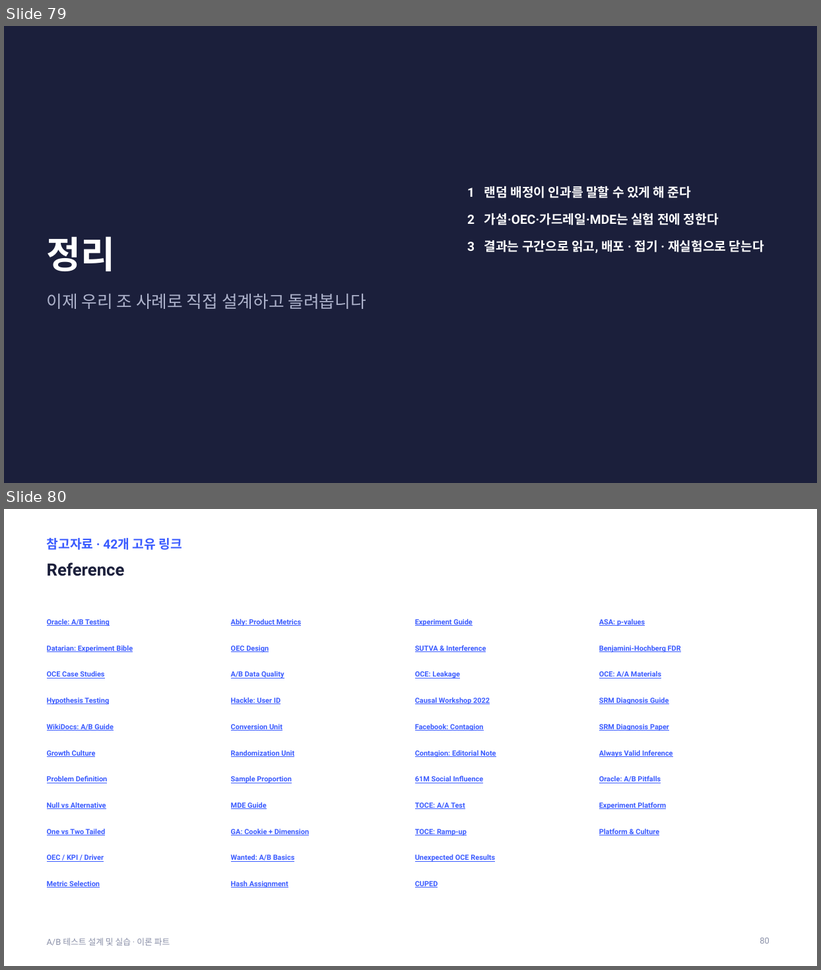
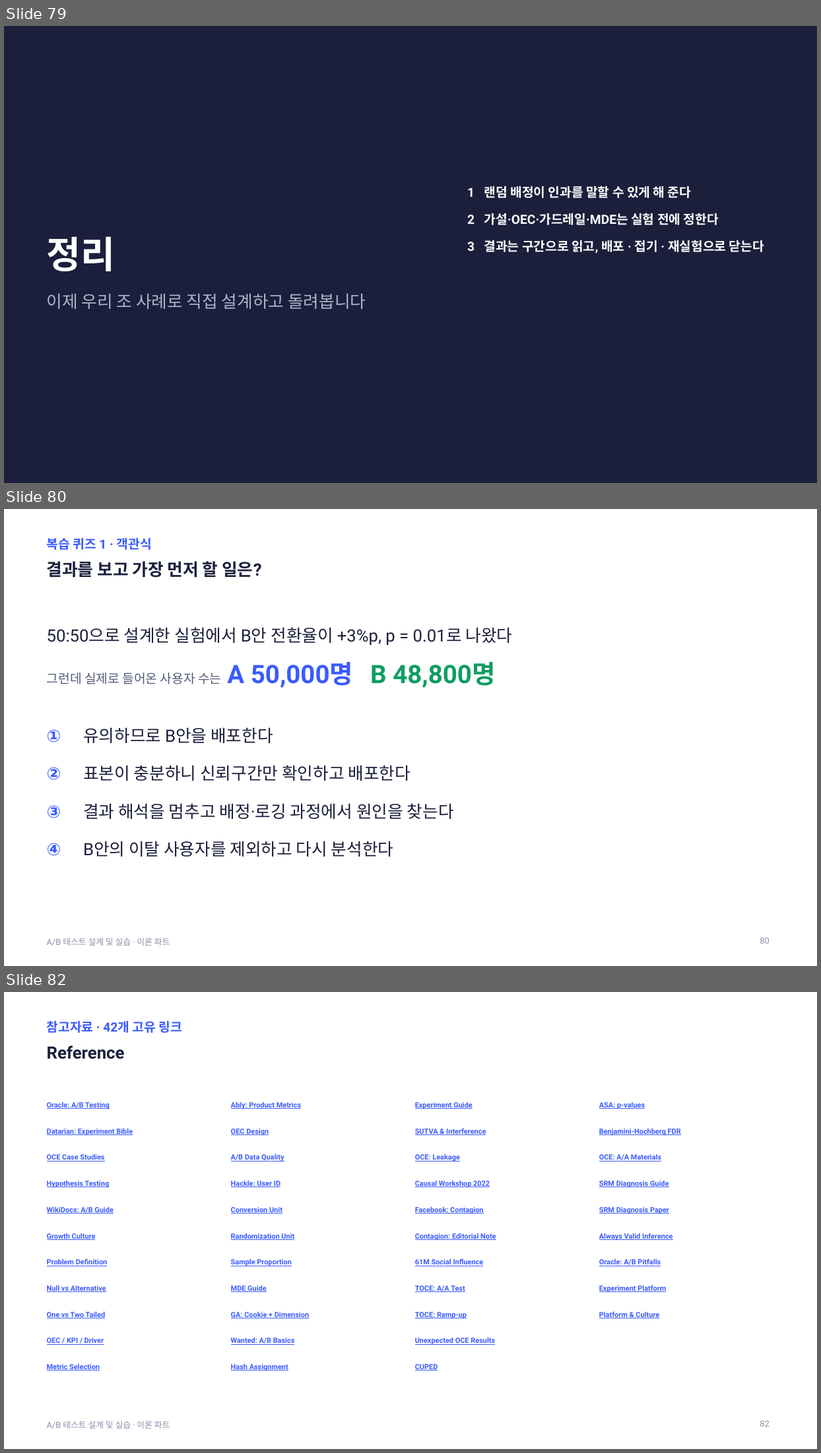
Before and after one commit to kkamret/quickmart-lab-rats, a slide deck: docs/lecture/ab-testing-theory.pptx. Shown one above the other, each under a label of ours: slides 79 and 80 before the commit, slides 79, 80 and 82 after it; the slides between them are not shown. The pictures are 821x970 and 821x1453 pixels, drawn with LibreOffice and Linux fonts; fonts in the diff are those of the drawing. Boxes give left, top, right and bottom in pixels: in the first picture for what was removed or moved away, otherwise in the second. Text is boxed around its words. In the diff, an @@ line names an element or a change of style, - is before the commit and + after.

Commit message:
docs: 복습 퀴즈 슬라이드와 위키 모범 답안 추가
Refs #10

```diff
--- a/docs/lecture/ab-testing-theory.pptx
+++ b/docs/lecture/ab-testing-theory.pptx
@@ slide 80 added at box(4, 509, 817, 966), background #FFFFFF; not listed: 1 template element that a slide beside it also shows @@
@@ text added at box(47, 538, 152, 550), 15 pt, text #3A5BFF, bold @@
+복습 퀴즈 1 · 객관식
@@ title added at box(47, 561, 261, 578), 20 pt, text #1B1F3B, bold @@
+결과를 보고 가장 먼저 할 일은?
@@ text added at box(47, 627, 512, 646), 20 pt, text #1B1F3B @@
+50:50으로 설계한 실험에서 B안 전환율이 +3%p, p = 0.01로 나왔다
@@ text added at box(47, 661, 495, 688), 30 pt, text #555C7A, bold @@
+그런데 실제로 들어온 사용자 수는 A 50,000명 B 48,800명
@@ text added at box(47, 729, 61, 743), 20 pt, text #3A5BFF, bold @@
+①
@@ text added at box(83, 727, 273, 743), 20 pt, text #1B1F3B @@
+유의하므로 B안을 배포한다
@@ text added at box(83, 765, 411, 781), 20 pt, text #1B1F3B @@
+표본이 충분하니 신뢰구간만 확인하고 배포한다
@@ text added at box(47, 767, 61, 780), 20 pt, text #3A5BFF, bold @@
+②
@@ text added at box(47, 805, 61, 819), 20 pt, text #3A5BFF, bold @@
+③
@@ text added at box(83, 803, 454, 819), 20 pt, text #1B1F3B @@
+결과 해석을 멈추고 배정·로깅 과정에서 원인을 찾는다
@@ text added at box(47, 843, 61, 856), 20 pt, text #3A5BFF, bold @@
+④
@@ text added at box(83, 841, 394, 857), 20 pt, text #1B1F3B @@
+B안의 이탈 사용자를 제외하고 다시 분석한다
@@ page number added at box(760, 938, 769, 944), 10 pt, text #8A90A8 @@
+80
@@ what was slide 80 is now slide 82 @@
@@ page number at box(760, 1421, 769, 1427): text changed @@
-80
+82
```
Also in this commit, not shown: 1 other slide added, 5 other files.
